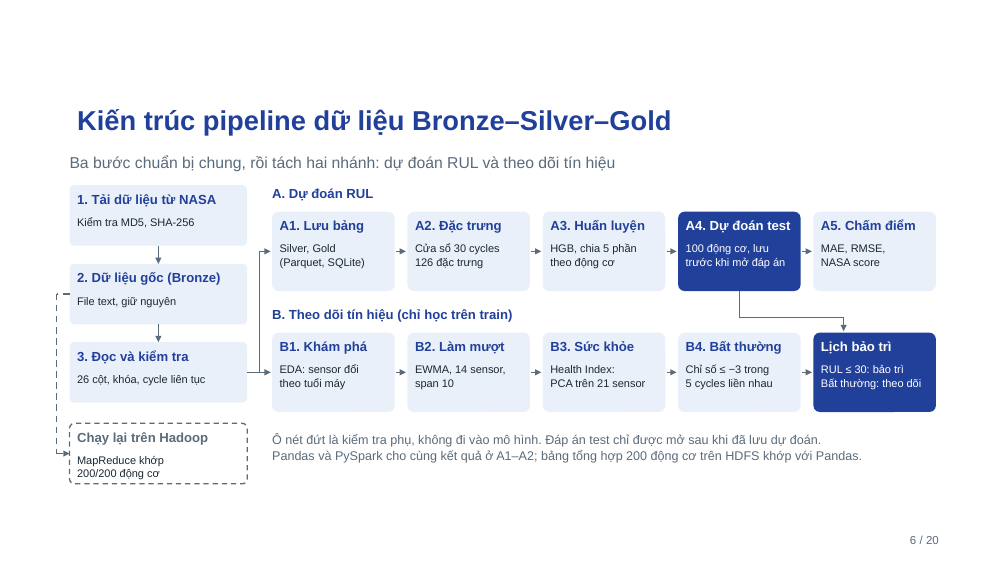
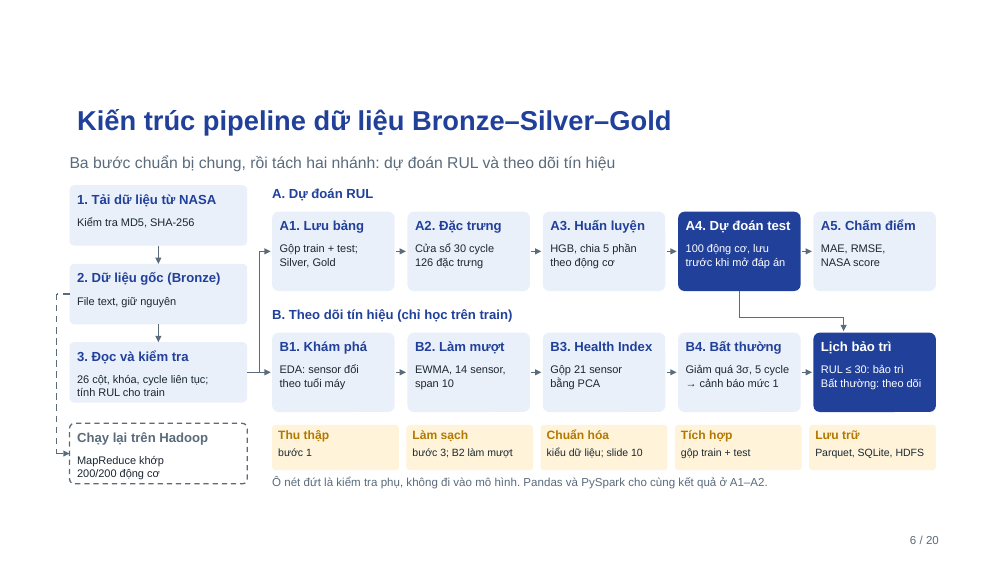
Before and after one commit to ti014/tinasa-cmapss-rul-prediction, a slide deck: slide 6 of slides/cmapss_fd001_presentation.pptx. Drawn at 1008x567 pixels with LibreOffice and Linux fonts; fonts in the diff are those of the drawing; background and template pictures are left out. Boxes give left, top, right and bottom in pixels: in the first picture for what was removed or moved away, otherwise in the second. Text is boxed around its words. In the diff, an @@ line names an element or a change of style, - is before the commit and + after.

```diff
--- a/slides/cmapss_fd001_presentation.pptx
+++ b/slides/cmapss_fd001_presentation.pptx
@@ text at bbox=[280, 244, 358, 268]: text changed @@
-Silver, Gold
-(Parquet, SQLite)
+Gộp train + test;
+Silver, Gold
@@ text at bbox=[415, 244, 494, 268]: text changed @@
-Cửa sổ 30 cycles
-126 đặc trưng
+Cửa sổ 30 cycle
+126 đặc trưng
@@ text at bbox=[550, 341, 652, 351]: text changed @@
-B3. Sức khỏe
+B3. Health Index
@@ text at bbox=[77, 375, 209, 396]: text changed @@
-26 cột, khóa, cycle liên tục
+26 cột, khóa, cycle liên tục;
+tính RUL cho train
@@ text at bbox=[550, 365, 622, 389]: text changed @@
-Health Index:
-PCA trên 21 sensor
+Gộp 21 sensor
+bằng PCA
@@ text at bbox=[686, 365, 789, 387]: text changed @@
-Chỉ số ≤ −3 trong
-5 cycles liền nhau
+Giảm quá 3σ, 5 cycle
+→ cảnh báo mức 1
@@ rounded rectangle added at bbox=[272, 425, 399, 470], fill #FFF4DA @@
@@ text added at bbox=[278, 430, 330, 441], 11.5 pt, text #B37800, bold @@
+Thu thập
@@ text added at bbox=[278, 448, 312, 456], 10 pt, text #1B2733 @@
+bước 1
@@ rounded rectangle added at bbox=[407, 425, 534, 470], fill #FFF4DA @@
@@ text added at bbox=[412, 430, 469, 441], 11.5 pt, text #B37800, bold @@
+Làm sạch
@@ text added at bbox=[412, 448, 512, 458], 10 pt, text #1B2733 @@
+bước 3; B2 làm mượt
@@ rounded rectangle added at bbox=[541, 425, 668, 470], fill #FFF4DA @@
@@ text added at bbox=[547, 429, 609, 439], 11.5 pt, text #B37800, bold @@
+Chuẩn hóa
@@ text added at bbox=[547, 448, 643, 458], 10 pt, text #1B2733 @@
+kiểu dữ liệu; slide 10
@@ rounded rectangle added at bbox=[675, 425, 802, 470], fill #FFF4DA @@
@@ text added at bbox=[681, 430, 732, 441], 11.5 pt, text #B37800, bold @@
+Tích hợp
@@ text added at bbox=[681, 448, 751, 458], 10 pt, text #1B2733 @@
+gộp train + test
@@ rounded rectangle added at bbox=[809, 425, 936, 470], fill #FFF4DA @@
@@ text added at bbox=[815, 430, 859, 439], 11.5 pt, text #B37800, bold @@
+Lưu trữ
@@ text added at bbox=[815, 448, 924, 458], 10 pt, text #1B2733 @@
+Parquet, SQLite, HDFS
@@ text at bbox=[272, 477, 768, 489]: text changed; size 12 to 11 pt @@
-Ô nét đứt là kiểm tra phụ, không đi vào mô hình. Đáp án test chỉ được mở sau khi đã lưu dự đoán.
-Pandas và PySpark cho cùng kết quả ở A1–A2; bảng tổng hợp 200 động cơ trên HDFS khớp với Pandas.
+Ô nét đứt là kiểm tra phụ, không đi vào mô hình. Pandas và PySpark cho cùng kết quả ở A1–A2.
```
Also in this commit, not shown: 18 other slides changed, 32 other files.
